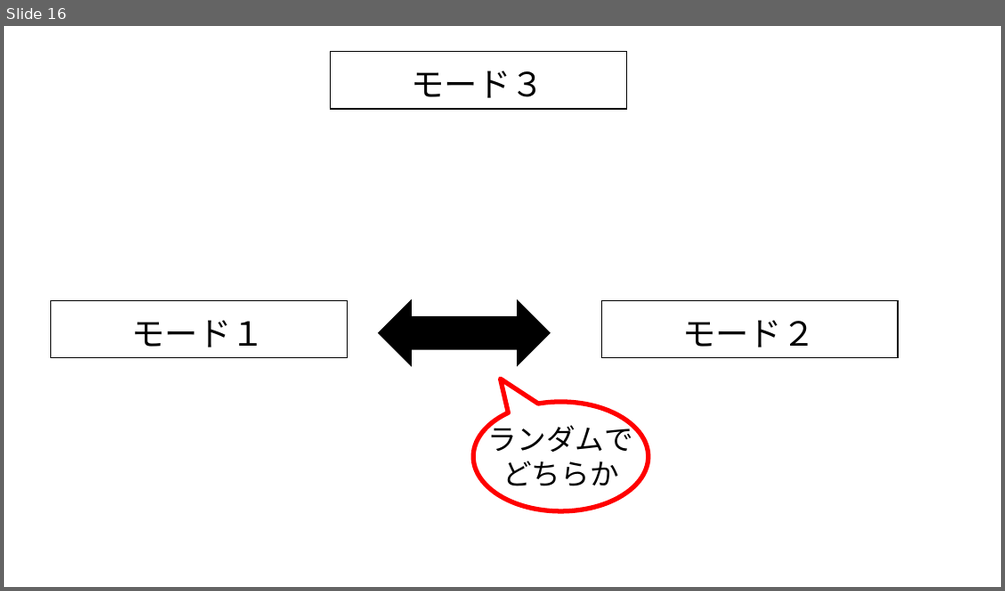
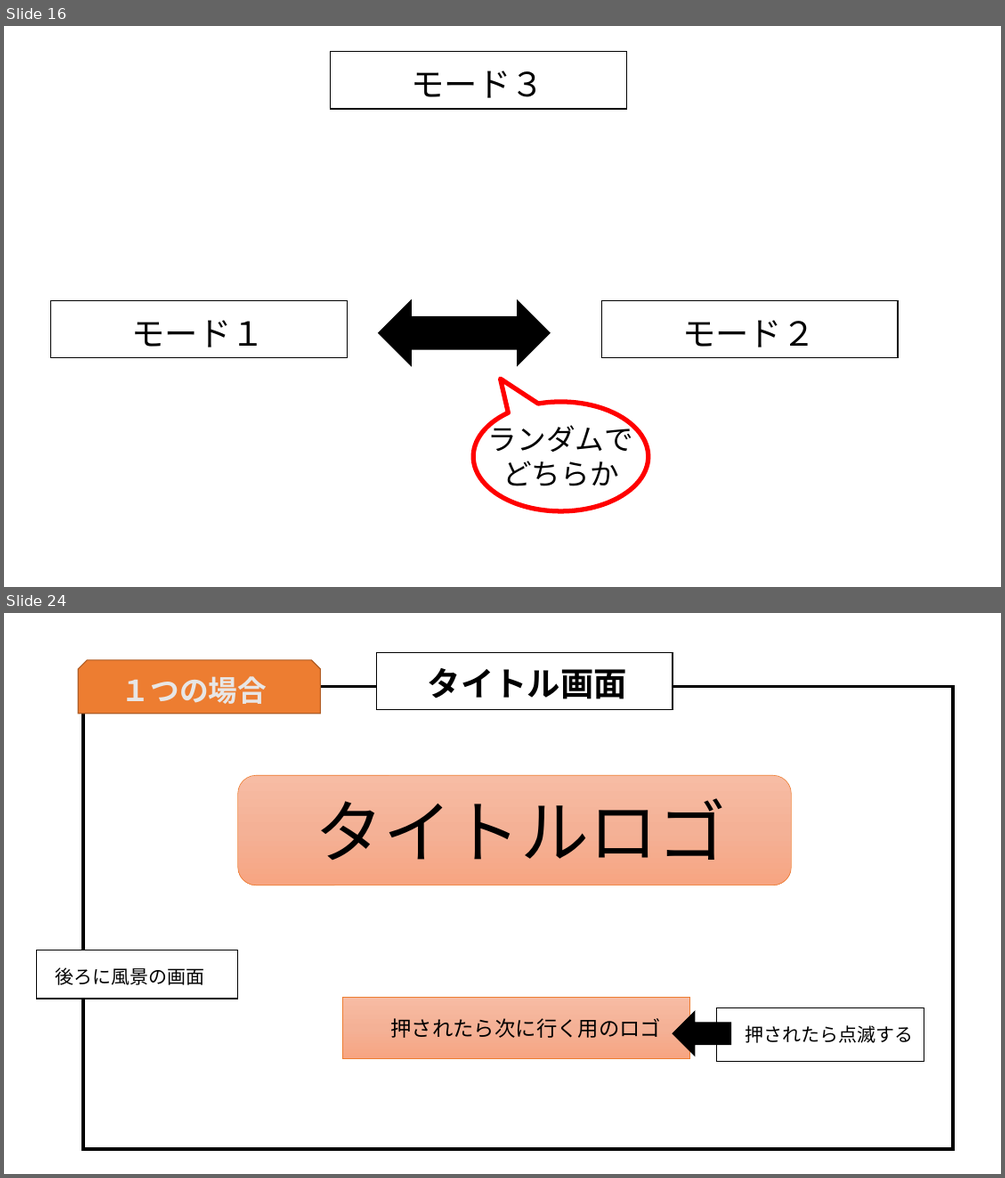
Before and after one commit to MizukiKato0416/sotsugyou_time_kato, a slide deck: 卒業制作_大元_ミニゲーム大全（仮）.pptx. Shown one above the other, each under a label of ours: slide 16 before the commit, slides 16 and 24 after it; the slides between them are not shown. The pictures are 1005x591 and 1005x1178 pixels, drawn with LibreOffice and Linux fonts; fonts in the diff are those of the drawing. Boxes give left, top, right and bottom in pixels: in the first picture for what was removed or moved away, otherwise in the second. Text is boxed around its words. In the diff, an @@ line names an element or a change of style, - is before the commit and + after.

```diff
--- a/卒業制作_大元_ミニゲーム大全（仮）.pptx
+++ b/卒業制作_大元_ミニゲーム大全（仮）.pptx
@@ slide 24 added at (4,613,1001,1174), background #FFFFFF @@
@@ snip same rect added at (78,660,320,714), fill #ED7D31, outline #AF5C24 1 pt @@
@@ rectangle added at (376,653,672,709), fill #FFFFFF, outline #000000 1 pt @@
@@ rectangle added at (83,687,953,1149), fill #FFFFFF, outline #000000 3 pt @@
@@ text added at (121,676,267,704), 28 pt, text #E7E6E6, bold @@
+１つの場合
@@ text added at (428,668,627,699), 32 pt, text #000000, bold @@
+タイトル画面
@@ rounded rectangle added at (238,775,792,885), fill gradient #F7BDA5 to #F5B196 to #F8A582, outline #ED7D31 0.5 pt @@
@@ text added at (316,798,727,860), 66 pt, text #000000 @@
+タイトルロゴ
@@ rectangle added at (36,950,237,998), fill #FFFFFF, outline #000000 1 pt @@
@@ text added at (56,967,205,985), 18 pt, text #000000 @@
+後ろに風景の画面
@@ rectangle added at (343,997,689,1059), fill gradient #F7BDA5 to #F5B196 to #F8A582, outline #ED7D31 0.5 pt @@
@@ left arrow added at (672,1012,731,1055), fill #000000, outline #000000 1 pt @@
@@ rectangle added at (717,1008,924,1061), fill #FFFFFF, outline #000000 1 pt @@
@@ text added at (390,1018,661,1038), 20 pt, text #000000 @@
+押されたら次に行く用のロゴ
@@ text added at (744,1025,913,1043), 18 pt, text #000000 @@
+押されたら点滅する
```
Also in this commit, not shown: 8 other slides added, 1 other file.
